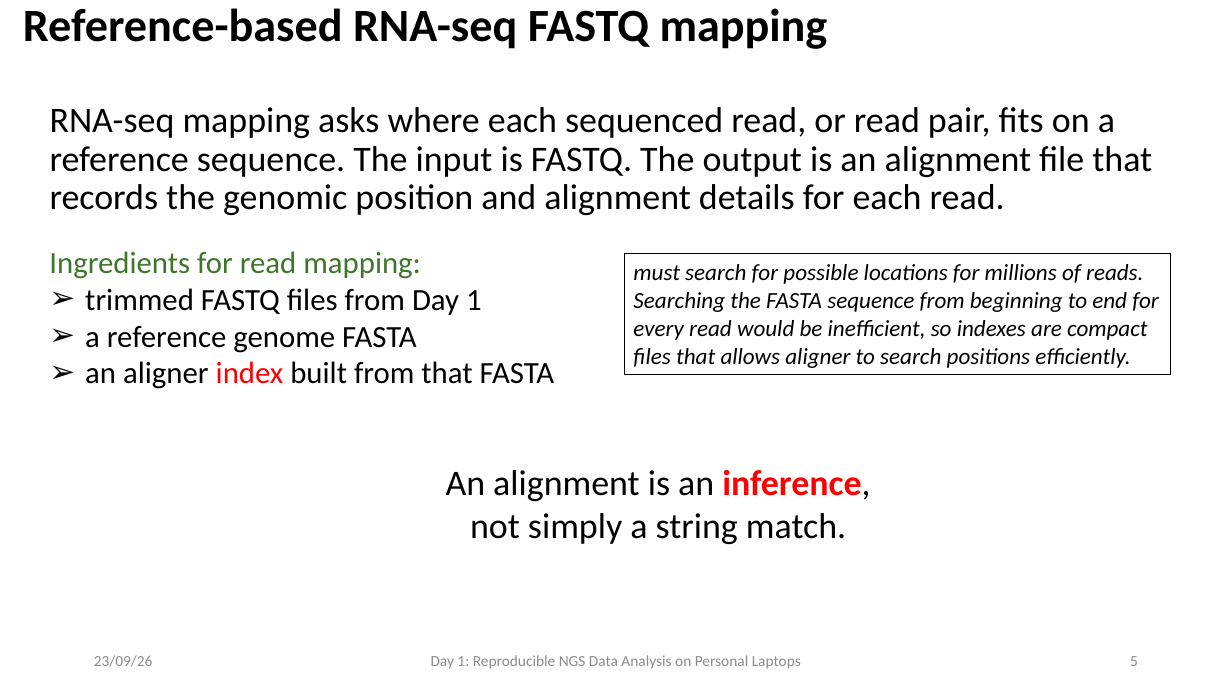
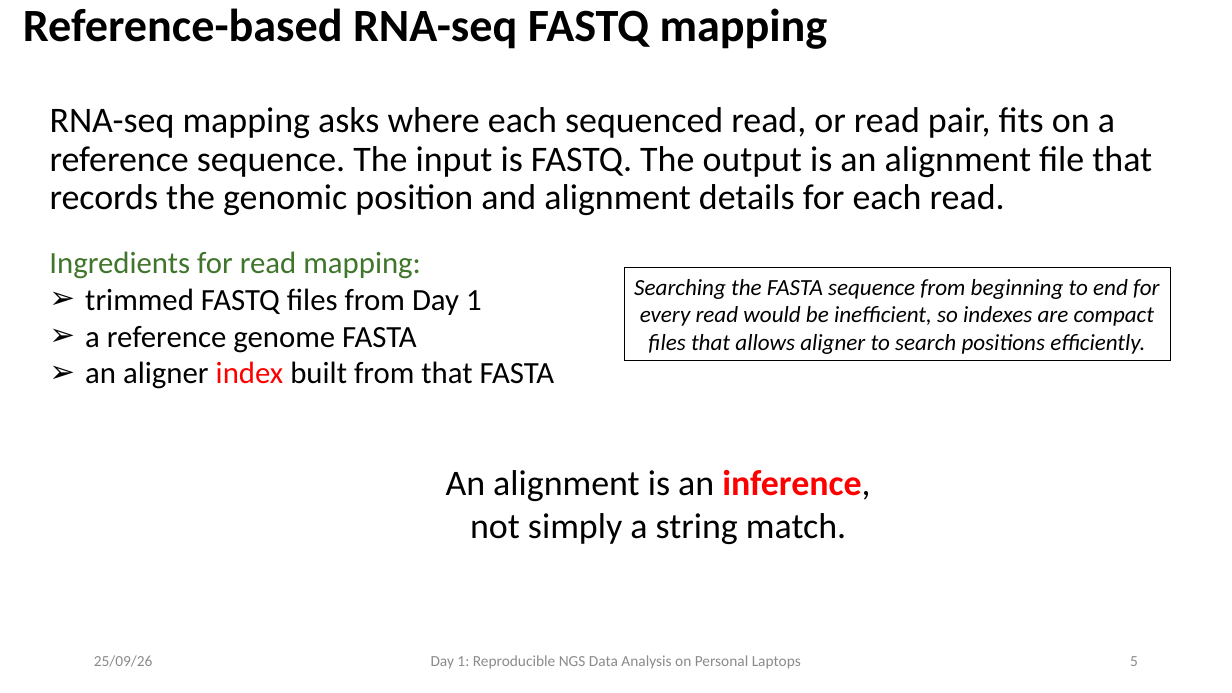
Before and after one commit to fgualdr/reproducible-ngs-workshop, a slide deck: slide 6 of power_point/Day2.pptx. Drawn at 1232x693 pixels with LibreOffice and Linux fonts; fonts in the diff are those of the drawing. Boxes give left, top, right and bottom in pixels: in the first picture for what was removed or moved away, otherwise in the second. Text is boxed around its words. In the diff, an @@ line names an element or a change of style, - is before the commit and + after.

```diff
--- a/power_point/Day2.pptx
+++ b/power_point/Day2.pptx
@@ rectangle "Searching the FASTA sequence from ...": place and size @@
-rectangle "Searching the FASTA sequence from ..." at box(625, 253, 1171, 374)
+rectangle "Searching the FASTA sequence from ..." at box(625, 267, 1171, 360)
@@ text in rectangle at box(634, 279, 1159, 354): text changed @@
-must search for possible locations for millions of reads. Searching the FASTA sequence from beginning to end for every read would be inefficient, so indexes are compact files that allows aligner to search positions efficiently.
+Searching the FASTA sequence from beginning to end for every read would be inefficient, so indexes are compact files that allows aligner to search positions efficiently.
@@ text at box(94, 655, 153, 667): text changed @@
-23/09/26
+25/09/26
```
Also in this commit, not shown: 19 other slides changed, 8 slides added, 40 other files.
